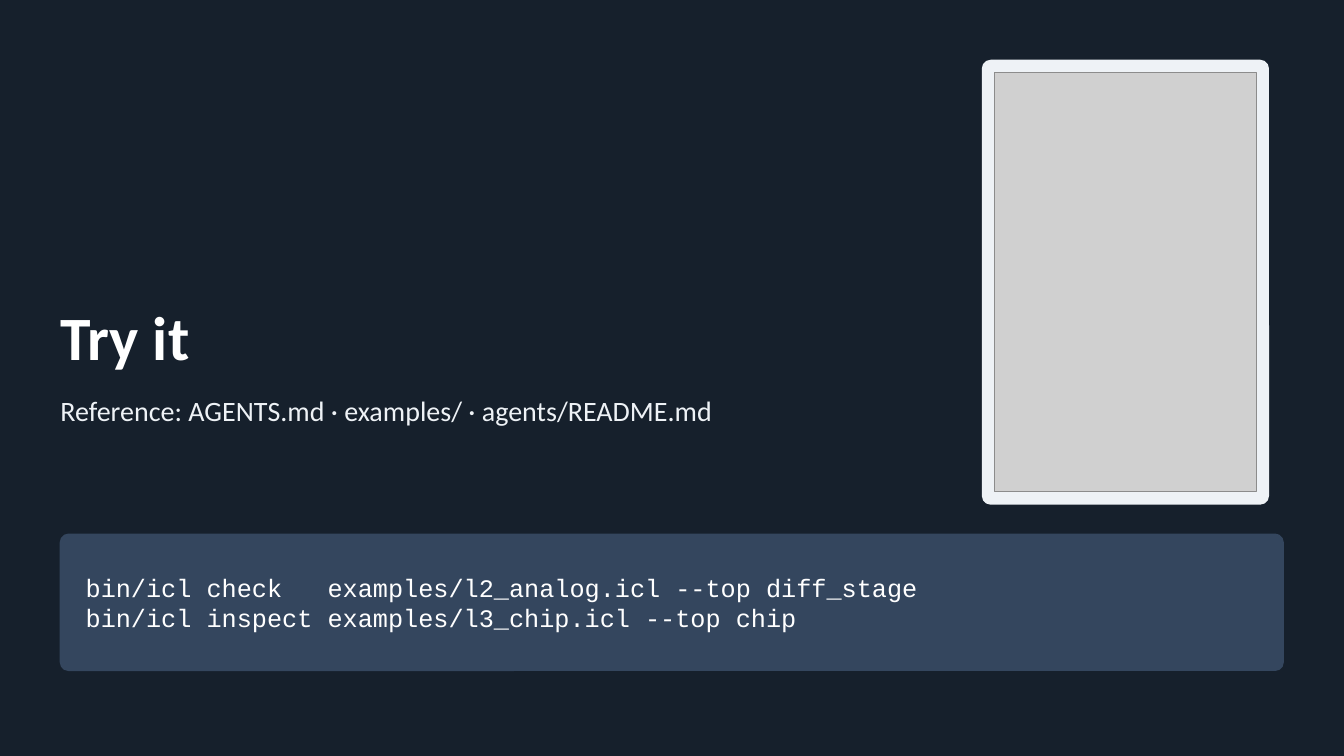
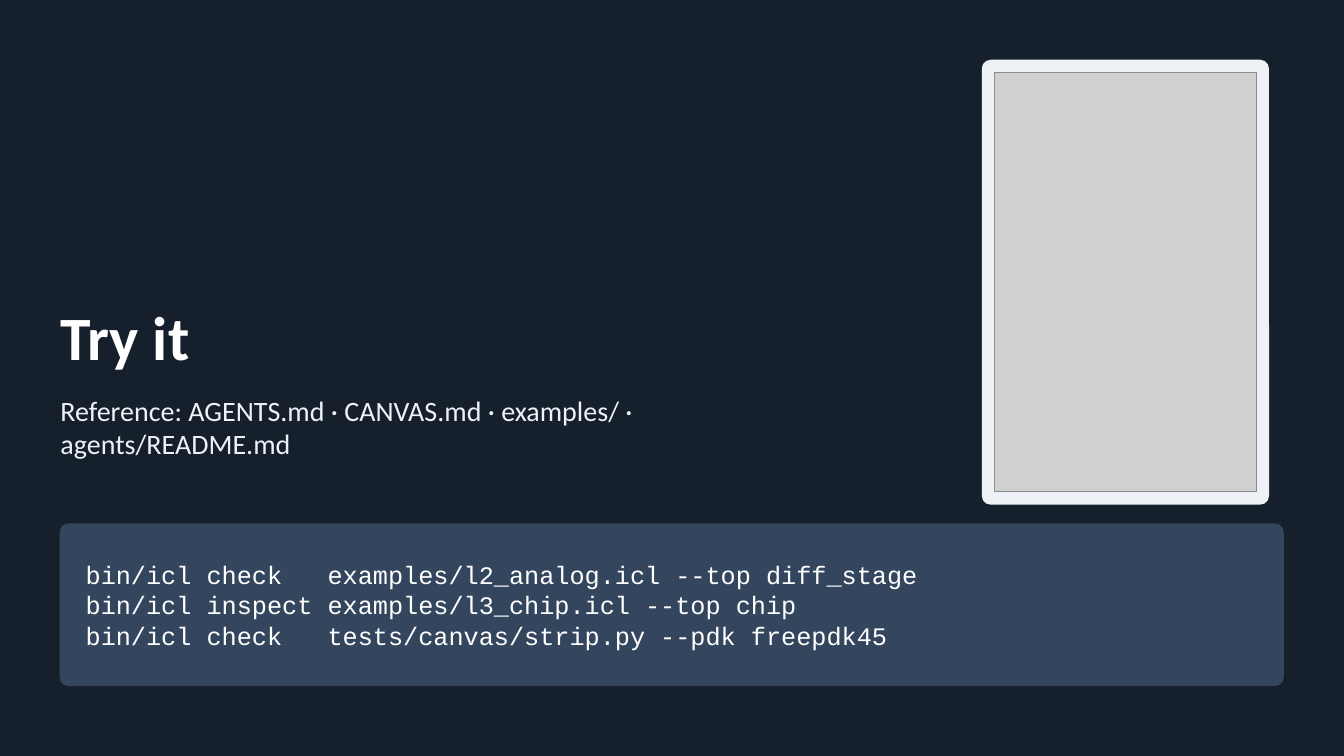
Before and after one commit to ibrahim-me/icdsl, a slide deck: slide 16 of slides/icl_overview.pptx. Drawn at 1344x756 pixels with LibreOffice and Linux fonts; fonts in the diff are those of the drawing; grey boxes stand for pictures. Boxes give left, top, right and bottom in pixels: in the first picture for what was removed or moved away, otherwise in the second. Text is boxed around its words. In the diff, an @@ line names an element or a change of style, - is before the commit and + after.

```diff
--- a/slides/icl_overview.pptx
+++ b/slides/icl_overview.pptx
@@ text at bbox=[60, 401, 619, 459]: text changed @@
-Reference: AGENTS.md · examples/ · agents/README.md
+Reference: AGENTS.md · CANVAS.md · examples/ · agents/README.md
@@ rounded rectangle: place and size @@
-rounded rectangle at bbox=[60, 534, 1284, 670]
+rounded rectangle at bbox=[60, 524, 1284, 686]
@@ rounded rectangle at bbox=[60, 524, 1284, 686]: proportions changed @@
@@ text "bin/icl check examples/l2_analog.icl --top diff_stage": place and size @@
-text "bin/icl check examples/l2_analog.icl --top diff_stage" at bbox=[86, 578, 917, 633]
+text "bin/icl check examples/l2_analog.icl --top diff_stage" at bbox=[86, 566, 917, 651]
@@ text at bbox=[86, 626, 887, 651]: paragraph added @@
+bin/icl check tests/canvas/strip.py --pdk freepdk45
```
Also in this commit, not shown: 1 other slide changed, 23 other files.
